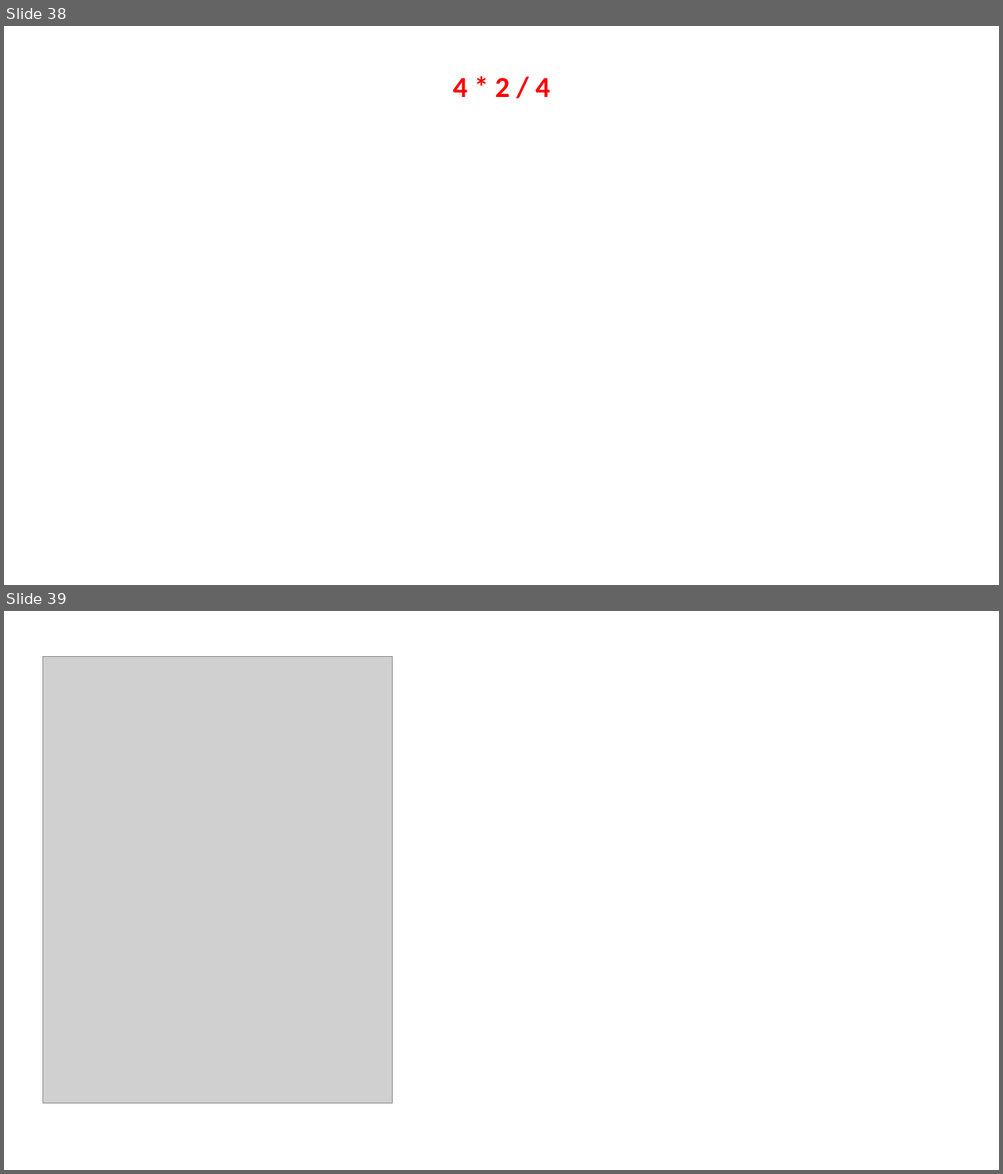
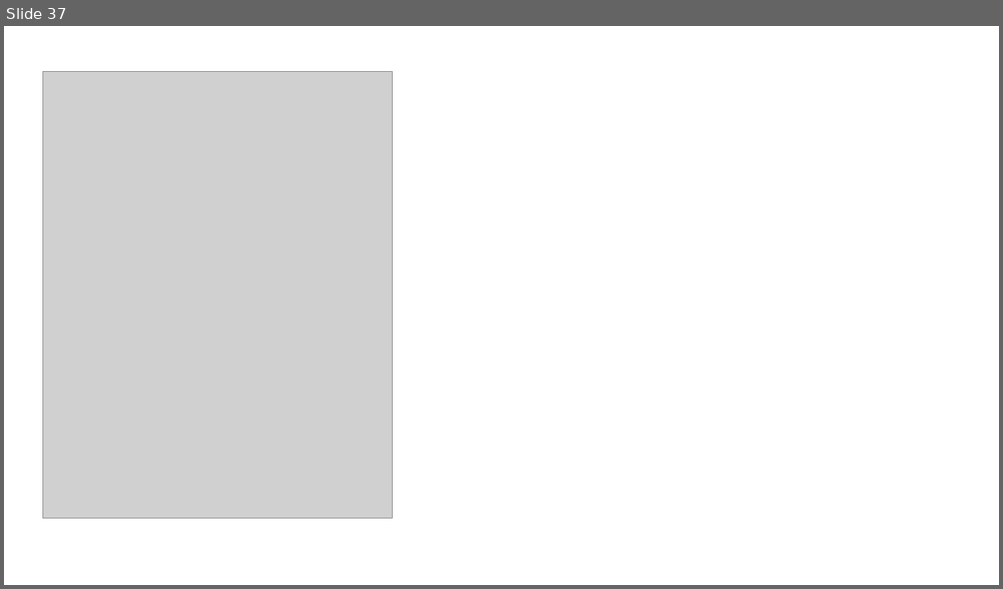
Before and after one commit to eusGithubwork/javaStudy, a slide deck: java.pptx. Shown one above the other, each under a label of ours: slides 38 and 39 before the commit, slide 37 after it. The pictures are 1003x1174 and 1003x589 pixels, drawn with LibreOffice and Linux fonts; fonts in the diff are those of the drawing; grey boxes stand for pictures. Boxes give left, top, right and bottom in pixels: in the first picture for what was removed or moved away, otherwise in the second. Text is boxed around its words. In the diff, an @@ line names an element or a change of style, - is before the commit and + after.

```diff
--- a/java.pptx
+++ b/java.pptx
@@ slide 38 removed at [4, 26, 999, 585], background #FFFFFF @@
@@ text removed at [452, 78, 550, 97] @@
-4 * 2 / 4
@@ what was slide 39 is now slide 37 @@
```
Also in this commit, not shown: 12 slides added, 2 other slides removed, 7 other files.
